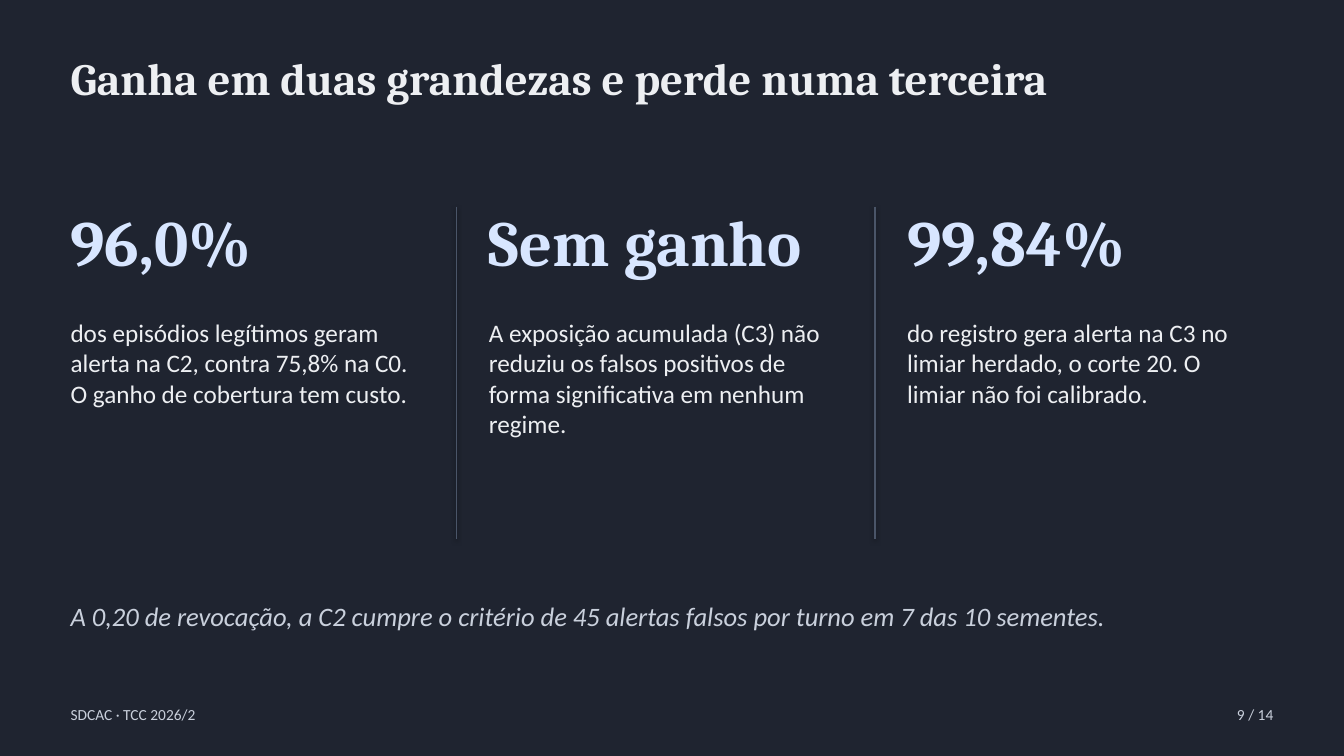
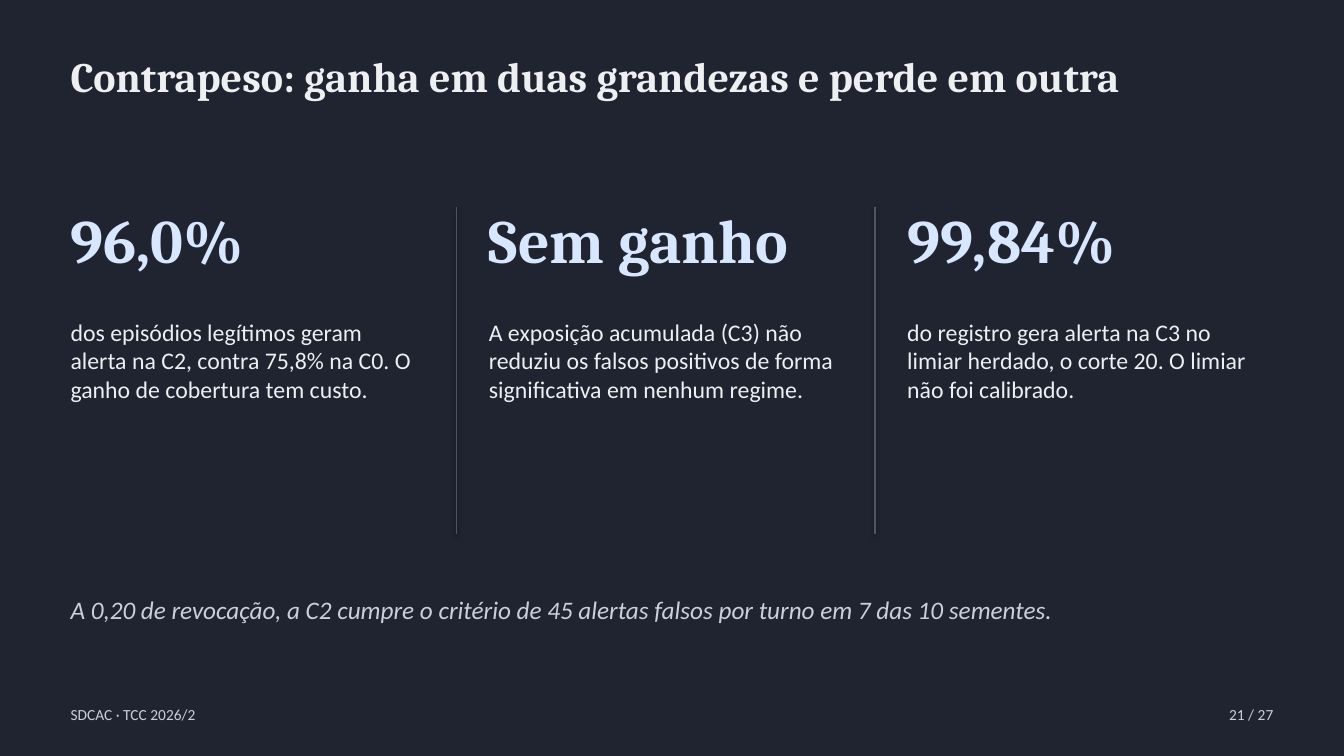
Before and after one commit to Codexrocks/TCC_SDCAC, a slide deck: slide 21 of apresentacao/apresentacao-sdcac.pptx (slide 9 before the commit). Drawn at 1344x756 pixels with LibreOffice and Linux fonts; fonts in the diff are those of the drawing. Boxes give left, top, right and bottom in pixels: in the first picture for what was removed or moved away, otherwise in the second. Text is boxed around its words. In the diff, an @@ line names an element or a change of style, - is before the commit and + after.

```diff
--- a/apresentacao/apresentacao-sdcac.pptx
+++ b/apresentacao/apresentacao-sdcac.pptx
@@ text at (71, 63, 1120, 101): text changed; size 32 to 30 pt @@
-Ganha em duas grandezas e perde numa terceira
+Contrapeso: ganha em duas grandezas e perde em outra
@@ line moved from (875, 207) - (875, 539) to (875, 207) - (875, 534) @@
@@ size 46 to 44 pt in 3 elements at (71, 221, 244, 272), (489, 220, 788, 277), (907, 221, 1115, 272) @@
@@ size 18 to 17 pt in 3 elements at (71, 324, 411, 402), (489, 324, 833, 402), (907, 324, 1245, 398) @@
@@ text "A 0,20 de revocação, a ..." at (71, 601, 1052, 623): size 19 to 18 pt @@
@@ text at (1229, 710, 1274, 720): text changed @@
-9 / 14
+21 / 27
```
Also in this commit, not shown: 5 other slides changed, 21 slides added, 8 slides removed, 10 other files.
